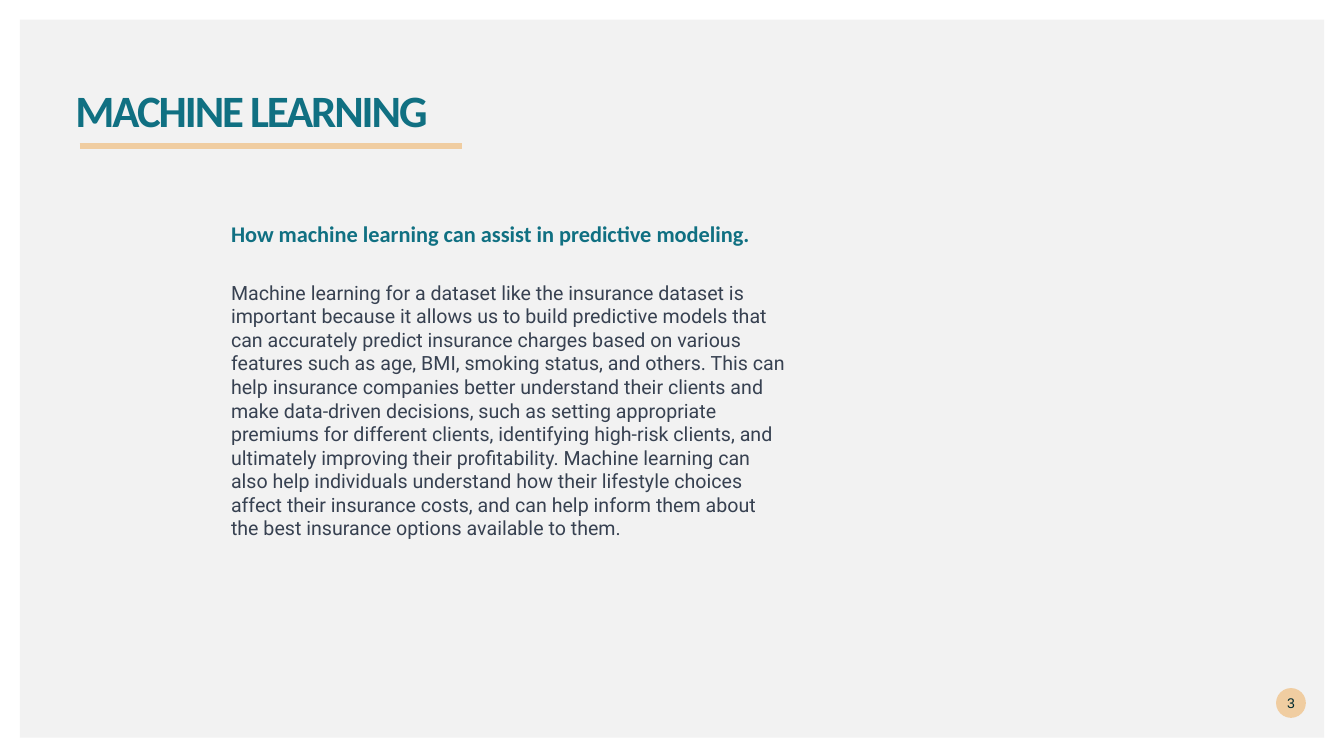
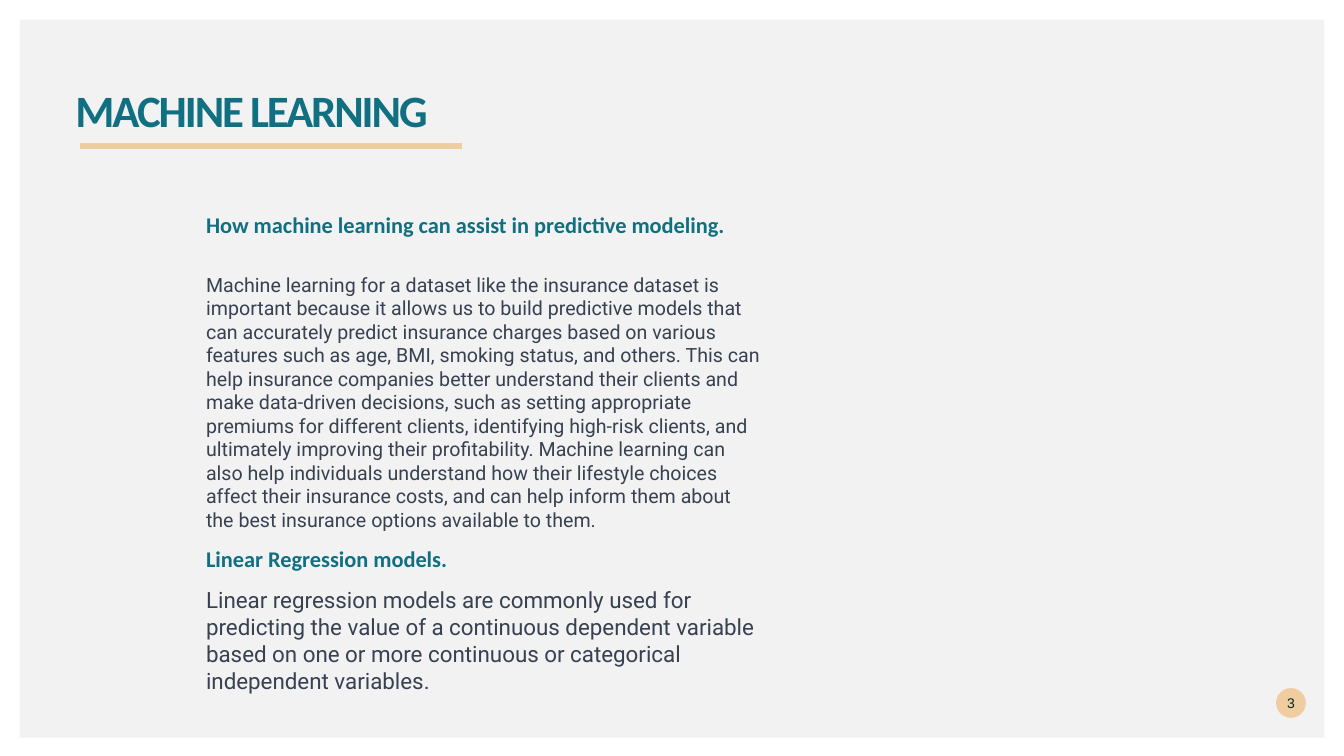
Before and after one commit to Kaneaug/ML_insurance_cost_pre, a slide deck: slide 3 of Insurance_premium_pre.pptx. Drawn at 1344x756 pixels with LibreOffice and Linux fonts; fonts in the diff are those of the drawing. Boxes give left, top, right and bottom in pixels: in the first picture for what was removed or moved away, otherwise in the second. Text is boxed around its words. In the diff, an @@ line names an element or a change of style, - is before the commit and + after.

```diff
--- a/Insurance_premium_pre.pptx
+++ b/Insurance_premium_pre.pptx
@@ text "How machine learning can assist ...": place and size @@
-text "How machine learning can assist ..." at [231, 226, 785, 539]
+text "How machine learning can assist ..." at [206, 217, 760, 694]
@@ text at [206, 551, 754, 694]: paragraphs added @@
+Linear Regression models.
+Linear regression models are commonly used for predicting the value of a continuous dependent variable based on one or more continuous or categorical independent variables.
```
Also in this commit, not shown: 5 other slides changed, 1 slide added, 8 slides removed, 2 other files.
